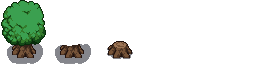
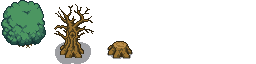
Layered file, before and after one edit (w=256, h=64). Changes by layer:
added layer "Layer 2" (40%) above "Layer 3" over (55, 42, 133, 64)
added layer "Layer 3" above "Layer 1" over (1, 0, 46, 48)
added layer "Layer 1" above "walls" over (54, 4, 132, 58)
painted on "walls" over (1, 0, 133, 64)
